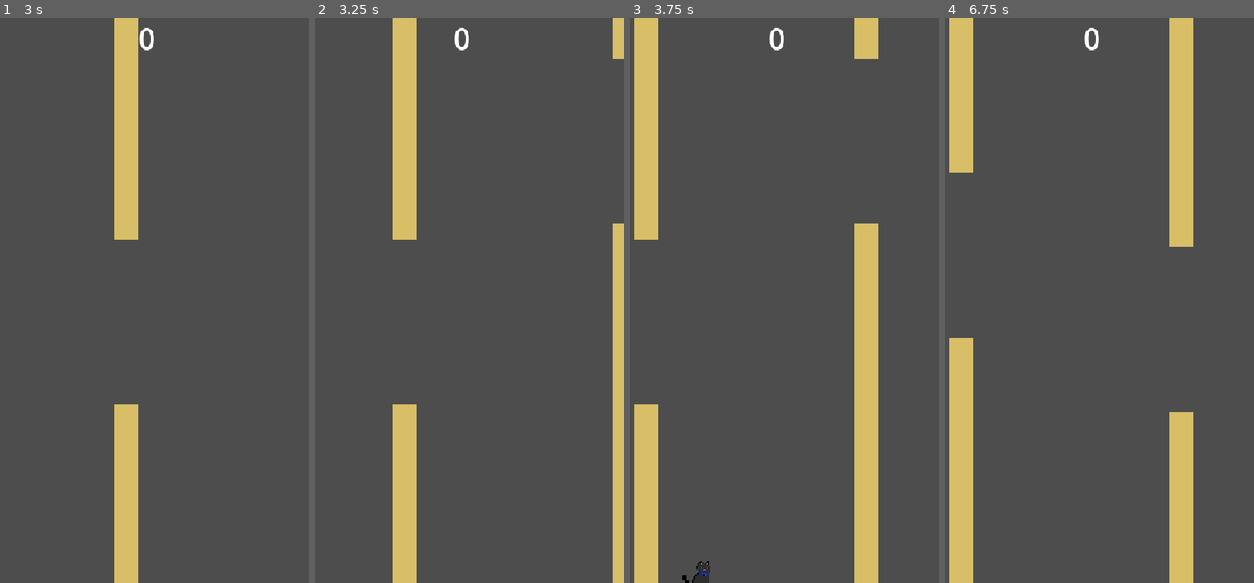
Above: before the commit, frames 1-4 (left to right).
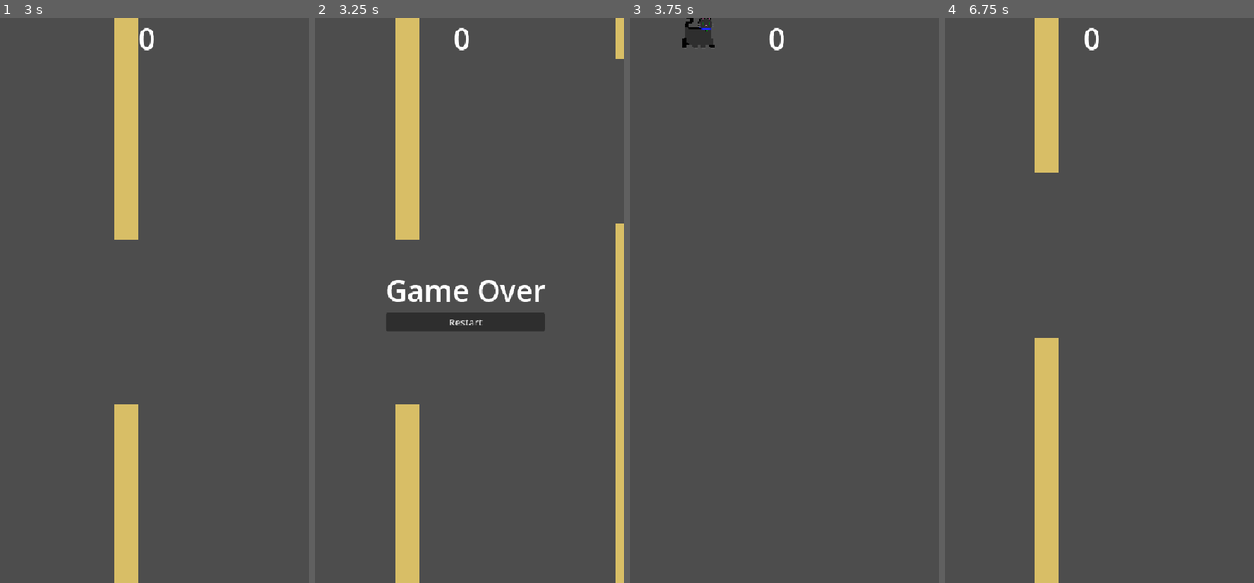
Above: after the commit, the same moments.

Repository: hicks017/Jumping-Jack-Cat
Game: Godot game, scene res://scenes/main.tscn
The game is run twice, just before and just after one commit, with the same random seed, the same clock (stepped at 60 frames per second) and the same inputs.
Inputs (mouse positions are in pixels of both pictures, inside the frame that each line leads up to):
- Up to frame 1 (3 s): tap Space (jump) at 0.77, 1.52 s
- Up to frame 2 (3.25 s): tap Space (jump) at 3.02 s
- Up to frame 3 (3.75 s): click (781, 323) at 3.5 s, where only the run after the commit has a clickable "Restart"
- Up to frame 4 (6.75 s): tap Space (jump) at 4.52, 5.27 s

Frame 1 is identical in both runs. In frame 2, 4.4% of the frame differs, in the area x 23-98%, y 0-100%; in frame 3, 12%; in frame 4, 16%, in the area x 1-81%, y 0-100%.

Commit message:
Add game over: freeze and show restart

Diff:
--- a/scenes/main.tscn
+++ b/scenes/main.tscn
@@ -9,9 +9,11 @@
 pair_scene = ExtResource("2_jyhfs")
 
 [node name="cat" parent="." unique_id=1457261877 instance=ExtResource("2_sugp2")]
+unique_name_in_owner = true
 position = Vector2(135, 0)
 
 [node name="Timer" type="Timer" parent="." unique_id=617337214]
+unique_name_in_owner = true
 wait_time = 1.5
 autostart = true
 
@@ -29,4 +31,29 @@
 theme_override_font_sizes/font_size = 50
 text = "100"
 
+[node name="GameOverUI" type="VBoxContainer" parent="CanvasLayer" unique_id=361211477]
+unique_name_in_owner = true
+visible = false
+anchors_preset = 8
+anchor_left = 0.5
+anchor_top = 0.5
+anchor_right = 0.5
+anchor_bottom = 0.5
+offset_left = -43.5
+offset_top = -29.0
+offset_right = 43.5
+offset_bottom = 29.0
+grow_horizontal = 2
+grow_vertical = 2
+
+[node name="GameOverLabel" type="Label" parent="CanvasLayer/GameOverUI" unique_id=2103791992]
+layout_mode = 2
+theme_override_font_sizes/font_size = 50
+text = "Game Over"
+
+[node name="RestartButton" type="Button" parent="CanvasLayer/GameOverUI" unique_id=1385802923]
+unique_name_in_owner = true
+layout_mode = 2
+text = "Restart"
+
 [connection signal="timeout" from="Timer" to="." method="_on_timer_timeout"]
--- a/scripts/cat.gd
+++ b/scripts/cat.gd
@@ -1,9 +1,16 @@
+class_name Cat
 extends CharacterBody2D
 
 @export var jump_velocity := -550.0
 @export var gravity := 1400.0
 
+@onready var sprite: AnimatedSprite2D = $AnimatedSprite2D
+
+var dead: bool = false
+
 func _physics_process(delta: float) -> void:
+	if dead:
+		return
 	# Add the gravity.
 	velocity.y += gravity * delta
 
@@ -16,6 +23,10 @@
 
 func _update_animation() -> void:
 	if velocity.y >= -100.0:
-		$AnimatedSprite2D.play("down")
+		sprite.play("down")
 	else:
-		$AnimatedSprite2D.play("up")
+		sprite.play("up")
+
+func die() -> void:
+	dead = true
+	velocity = Vector2.ZERO
--- a/scripts/main.gd
+++ b/scripts/main.gd
@@ -6,13 +6,18 @@
 @export var max_y: float = 770.0
 
 @onready var score_label: Label = %ScoreLabel
+@onready var timer: Timer = %Timer
+@onready var cat: Cat = %cat
+@onready var game_over_ui: Control = %GameOverUI
+@onready var restart_button: Button = %RestartButton
 
 var score := 0
+var game_over := false
 
 
 func _ready() -> void:
 	score_label.text = str(score)
-	assert(pair_scene != null, "Assign pair_scene in the Inspector")
+	restart_button.pressed.connect(_on_restart_pressed)
 
 
 func _on_timer_timeout() -> void:
@@ -24,9 +29,21 @@
 
 
 func _on_pair_scored() -> void:
+	if game_over:
+		return
 	score += 1
 	score_label.text = str(score)
 
 
 func _on_pair_hit_player() -> void:
-	print("hit")
+	if game_over:
+		return
+	game_over = true
+	game_over_ui.visible = true
+	timer.stop()
+	get_tree().call_group("objects", "stop")
+	cat.die()
+
+
+func _on_restart_pressed() -> void:
+	get_tree().reload_current_scene()
